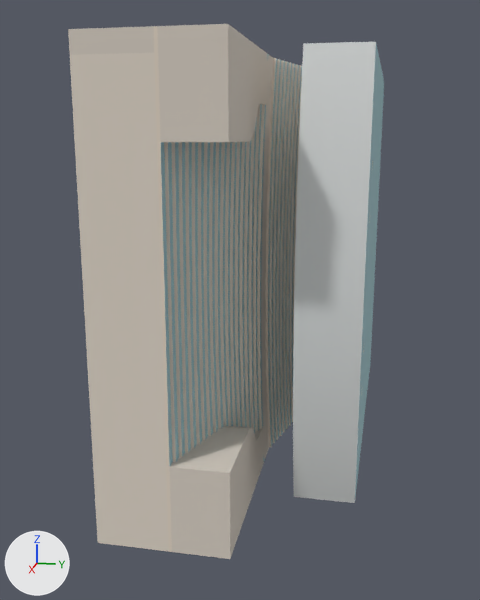
The OBJ model modelo-3d/aula-magna.obj as it was, and as the next commit left it.
Camera for both pictures: a 50 mm camera at (66.9, 0.3, 7.5) aimed at (21.6, -8.8, -3.9). The axes (+X, +Y, +Z) are drawn at lower left. The lights are the same throughout. The first picture is the older version. Where no turn or scale is listed for an object, it has been applied to the vertices.

In view in the first picture: 'aula-magna'.
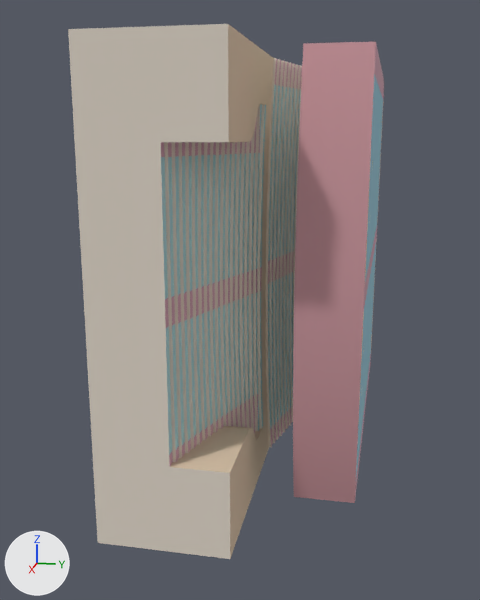
What the commit changed:
Material 'butacas_platea' (mat_butacas_platea) is new.
Its base color is (0.31, 0.569, 0.686) (cyan #97c7d8).
Its roughness is 1.0.
Material 'butacas_alta_posterior' (mat_butacas_alta_posterior) is new.
Its base color is (0.408, 0.655, 0.69) (cyan #abd4d8).
Its roughness is 1.0.
Material 'madera_expuesta' (mat_madera_expuesta) is new.
Its base color is (0.729, 0.573, 0.412) (beige #dec7ac).
Its roughness is 1.0.
Material 'pasillos_alfombra' (mat_pasillos_alfombra) is new.
Its base color is (0.639, 0.369, 0.435) (pink #d1a4b0).
Its roughness is 1.0.
Material 'cortinas_fondo' (mat_cortinas_fondo) is new.
Its base color is (0.58, 0.302, 0.333) (pink #c8959c).
Its roughness is 1.0.
Material 'butacas_alta_frontal' (mat_butacas_alta_frontal) is new.
Its base color is (0.341, 0.616, 0.678) (cyan #9eced7).
Its roughness is 1.0.
me_aula_magna is used by ob_aula_magna; location (0.0, 0.0, 0.0).
me_aula_magna had 1965 vertices, 3942 faces and spanned x 0.0..40.2, y -13.3..0.6, z -11.7..11.7.
me_aula_magna now has 2246 vertices, 4504 faces and spans x 0.0..40.2, y -13.3..0.6, z -11.7..11.7.
me_aula_magna part 1: 3 vertices moved within x 31.9, y -3.3..0.1, z -6.2..-5.8; 99 vertices removed from x 6.3..40.2, y -13.3..0.6, z -11.7..11.7; 380 vertices added at x 11.3..40.2, y -10.4..0.6, z -10.2..11.7.
me_aula_magna part 2: 6 faces spanning x 11.6..34.4, y 0.0..0.6, z -11.7..11.7 switch from mat_platea (cyan #a1c5cc) to mat_pasillos_alfombra (pink #d1a4b0).
me_aula_magna part 3: 158 faces spanning x 21.0..40.2, y -8.4..-3.8, z -11.7..11.7 switch from mat_gradas (greyish cyan #9dc0c8) to mat_pasillos_alfombra (pink #d1a4b0).
me_aula_magna part 4: 42 faces spanning x 34.2..35.8, y -3.3..0.0, z -11.7..11.7 switch from mat_muros (light grey #d8dcdb) to mat_cortinas_fondo (pink #c8959c).
me_aula_magna part 5: 126 faces spanning x 29.1..40.2, y -8.4..-5.5, z -11.7..11.7 switch from mat_circulacion_alta (pale yellow #d7cec3) to mat_madera_expuesta (beige #dec7ac).
me_aula_magna gains material mat_butacas_platea (cyan #97c7d8).
me_aula_magna gains material mat_butacas_alta_frontal (cyan #9eced7).
me_aula_magna gains material mat_butacas_alta_posterior (cyan #abd4d8).

Changed parts and their boxes [x1, y1, x2, y2] in the pictures (480 x 600 px):
part 1 of me_aula_magna, reshaped: before [68, 24, 384, 559]; after [68, 30, 384, 542]
part 2 of me_aula_magna, recoloured: [355, 45, 383, 498] in both
part 3 of me_aula_magna, recoloured: [168, 59, 302, 466] in both
part 4 of me_aula_magna, recoloured (darker): [293, 42, 376, 503] in both
part 5 of me_aula_magna, recoloured: [170, 27, 271, 555] in both
